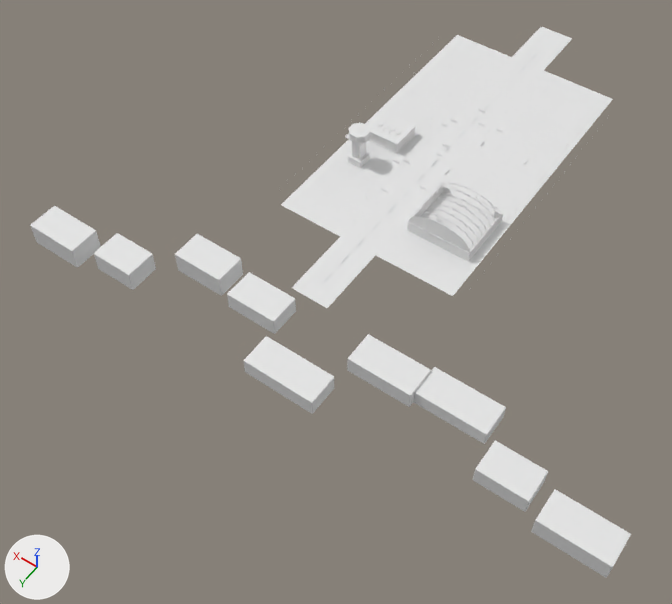
The glTF model assets/levels/hostomel/geometry.glb: old version first, new version second.
Both versions are drawn from a camera (50 mm lens) standing at (-204.0, 439.0, 424.0) and looking at (4.0, 148.0, -33.0). Arrows for +X, +Y and +Z are at lower left; the lights stay in place. The older version comes first. Where no turn or scale is listed for an object, it has been applied to the vertices. Vertices at exactly the same position are counted once.

The first picture shows 'static-0', 'static-1', 'static-10', 'static-13', 'static-9' and 8 more.
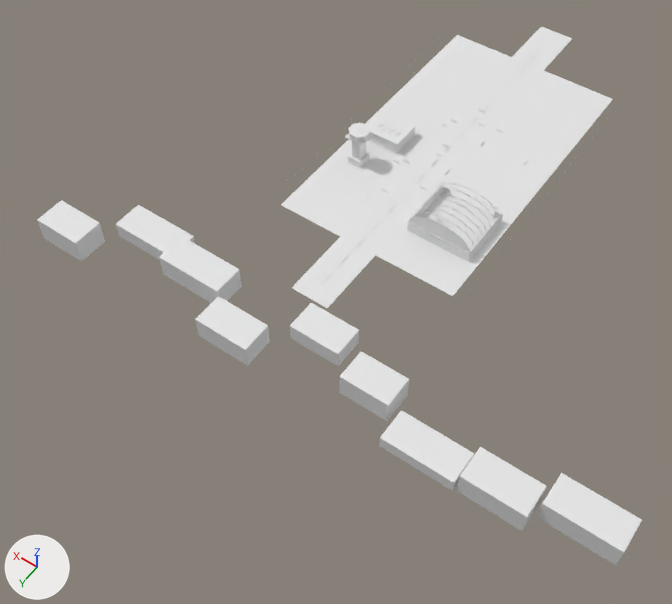
Edits to the scene script, one JSON object a line:
```json
{"block": "me_mesh_6", "where": "# used by ob_static_9; location = (-23.2, 130.1, 9.5); scale = (187.0, 187.0, 187.0)"}
{"op": "remove", "block": "me_mesh_6", "code": "me_mesh_6.from_pydata(...)  # 329 vertices, 567 faces; spans x -1.0..1.0, y -0.58..0.58, z -0.05..0.05"}
{"op": "add", "block": "me_mesh_6", "code": "me_mesh_6.from_pydata(...)  # 329 vertices, 567 faces; spans x -1.0..1.0, y -0.57..0.57, z -0.05..0.05"}
{"block": "me_mesh_6", "change": "me_mesh_6 part 1: the loose piece of 24 vertices spanning x -1.0..-0.79, y 0.42..0.53, z -0.05..0.02 is moved by (0.01, -0.03, 0.01)"}
{"block": "me_mesh_6", "change": "me_mesh_6 part 2: the loose piece of 24 vertices spanning x -0.75..-0.59, y 0.38..0.49, z -0.05..0.01 is scaled about its middle by (1.24, 1, 1.36), then moved by (0.01, 0.06, 0.01)"}
{"block": "me_mesh_6", "change": "me_mesh_6 part 3: the loose piece of 24 vertices spanning x -0.56..-0.33, y 0.27..0.38, z -0.05..0.0 is moved by (0.01, 0.18, 0.0)"}
{"block": "me_mesh_6", "change": "me_mesh_6 part 4: the loose piece of 24 vertices spanning x -0.33..-0.11, y 0.29..0.4, z -0.05..0.01 is scaled about its middle by (0.761, 1, 1.37), then moved by (0.01, 0.09, 0.01)"}
{"block": "me_mesh_6", "change": "me_mesh_6 part 5: the loose piece of 24 vertices spanning x -0.12..0.13, y 0.47..0.58, z -0.05..0.01 is scaled about its middle by (0.718, 1, 1.05), then moved by (0.01, -0.16, 0.0)"}
{"block": "me_mesh_6", "change": "me_mesh_6 part 6: the loose piece of 24 vertices spanning x 0.14..0.32, y 0.31..0.42, z -0.05..0.01 is moved by (0.01, 0.15, 0.01)"}
{"block": "me_mesh_6", "change": "me_mesh_6 part 7: the loose piece of 24 vertices spanning x 0.37..0.55, y 0.29..0.4, z -0.05..0.03 is scaled about its middle by (1.3, 1, 1.07), then moved by (0.01, 0.05, 0.0)"}
{"block": "me_mesh_6", "change": "me_mesh_6 part 8: the loose piece of 24 vertices spanning x 0.6..0.76, y 0.43..0.54, z -0.05..0.02 is scaled about its middle by (1.59, 1, 0.775), then moved by (0.01, -0.13, -0.01)"}
{"block": "me_mesh_6", "change": "me_mesh_6 part 9: the loose piece of 24 vertices spanning x 0.81..1.0, y 0.47..0.58, z -0.05..0.03 is moved by (0.01, -0.01, 0.0)"}
{"block": "me_mesh_6", "change": "other edits to the shape of me_mesh_6 do not show in these pictures"}
{"op": "set", "path": "ob_static_9.location", "old": "(-23.2, 130.1, 9.5)", "new": "(-24.4, 128.1, 9.5)"}
```

Where the change shows, as pixel boxes [x1, y1, x2, y2] in the pictures (672 x 604 px; the box of a moved part takes in the faces that stretch with it):
```json
{"object": "static-9", "change": "reshaped, moved", "before": [30, 134, 631, 578], "after": [37, 134, 642, 565]}
{"part": 1, "of": "me_mesh_6", "change": "moved or reshaped", "before": [531, 489, 631, 578], "after": [537, 473, 642, 565]}
{"part": 2, "of": "me_mesh_6", "change": "moved or reshaped", "before": [473, 441, 548, 512], "after": [457, 447, 547, 531]}
{"part": 3, "of": "me_mesh_6", "change": "moved or reshaped", "before": [414, 367, 506, 444], "after": [380, 410, 474, 490]}
{"part": 4, "of": "me_mesh_6", "change": "moved or reshaped", "before": [347, 334, 431, 407], "after": [340, 351, 409, 421]}
{"part": 5, "of": "me_mesh_6", "change": "moved or reshaped", "before": [244, 336, 334, 414], "after": [290, 303, 359, 366]}
{"part": 6, "of": "me_mesh_6", "change": "moved or reshaped", "before": [227, 272, 296, 334], "after": [195, 296, 270, 366]}
{"part": 7, "of": "me_mesh_6", "change": "moved or reshaped", "before": [175, 234, 243, 296], "after": [159, 237, 242, 303]}
{"part": 8, "of": "me_mesh_6", "change": "moved or reshaped", "before": [94, 233, 156, 290], "after": [116, 205, 195, 260]}
{"part": 9, "of": "me_mesh_6", "change": "moved or reshaped", "before": [30, 206, 101, 268], "after": [37, 200, 105, 262]}
```
